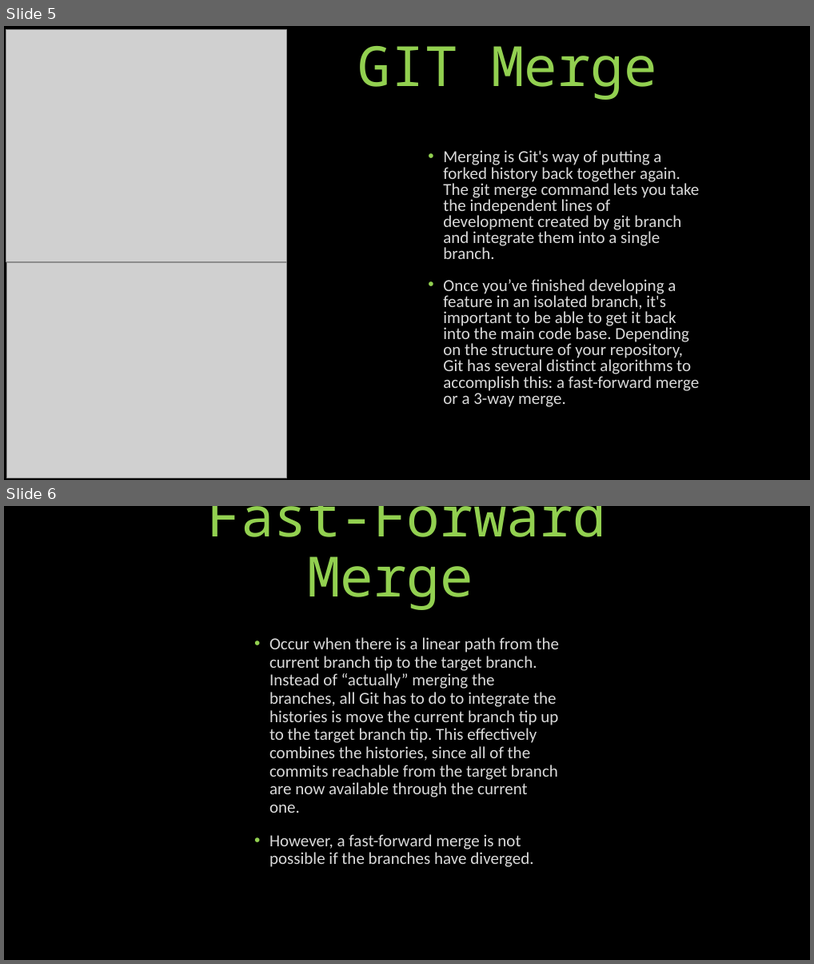
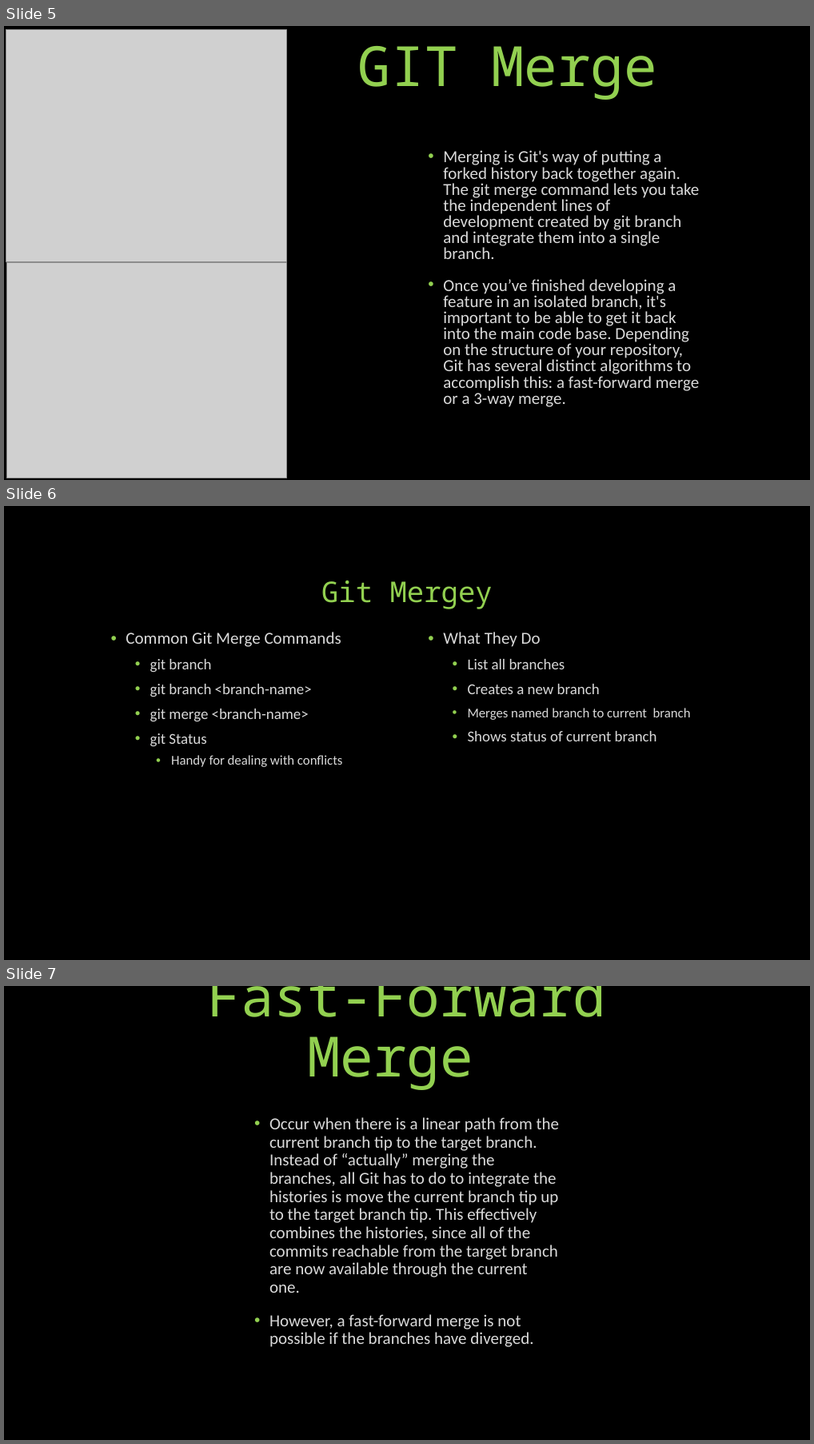
Before and after one commit to KalinBowden/BeDapperDesigns, a slide deck: GIT HUB Branching & Merging.pptx. Shown one above the other, each under a label of ours: slides 5 and 6 before the commit, slides 5, 6 and 7 after it. The pictures are 814x964 and 814x1444 pixels, drawn with LibreOffice and Linux fonts; fonts in the diff are those of the drawing; grey boxes stand for pictures. Boxes give left, top, right and bottom in pixels: in the first picture for what was removed or moved away, otherwise in the second. Text is boxed around its words. In the diff, an @@ line names an element or a change of style, - is before the commit and + after.

```diff
--- a/GIT HUB Branching & Merging.pptx
+++ b/GIT HUB Branching & Merging.pptx
@@ slide 6 added at [4,506,810,960], background #000000 @@
@@ title added at [322,580,493,609], 34 pt, text #92D050 @@
+Git Mergey
@@ text added at [126,632,342,767], 18 pt, text #D9D9D9 @@
+• Common Git Merge Commands
+  • git branch
+  • git branch <branch-name>
+  • git merge <branch-name>
+  • git Status
+    • Handy for dealing with conflicts
@@ text added at [443,632,691,741], 18 pt, text #D9D9D9 @@
+• What They Do
+  • List all branches
+  • Creates a new branch
+  • Merges named branch to current branch
+  • Shows status of current branch
@@ what was slide 6 is now slide 7 @@
```
Also in this commit, not shown: 2 slides changed.
